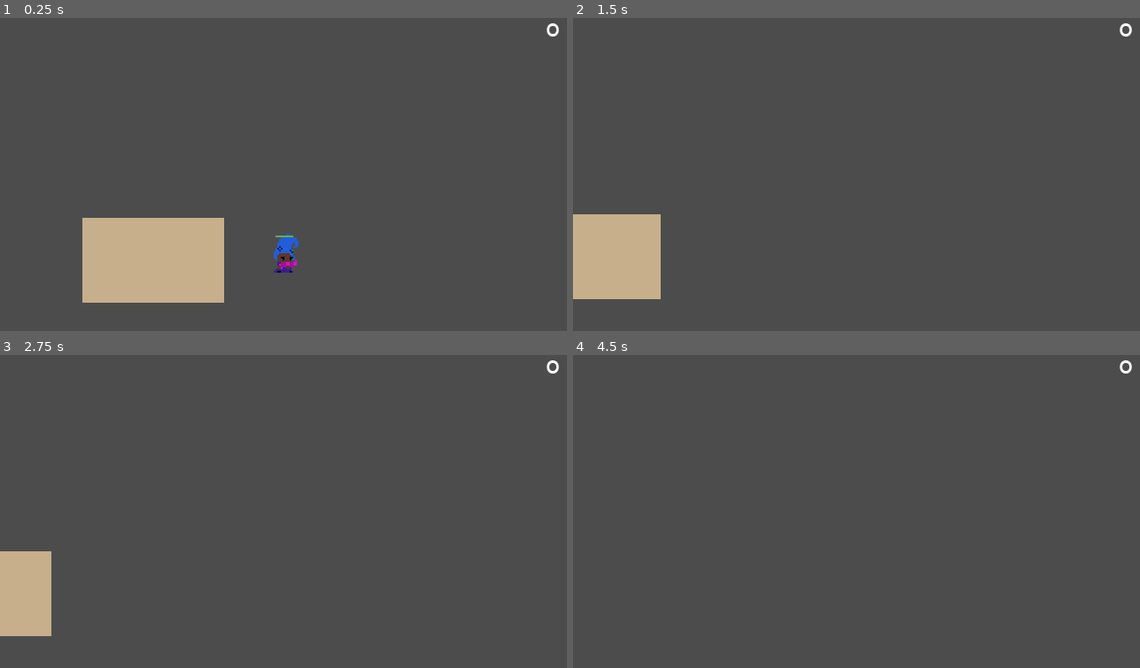
Above: before the commit, frames 1-4 (two rows, left to right).
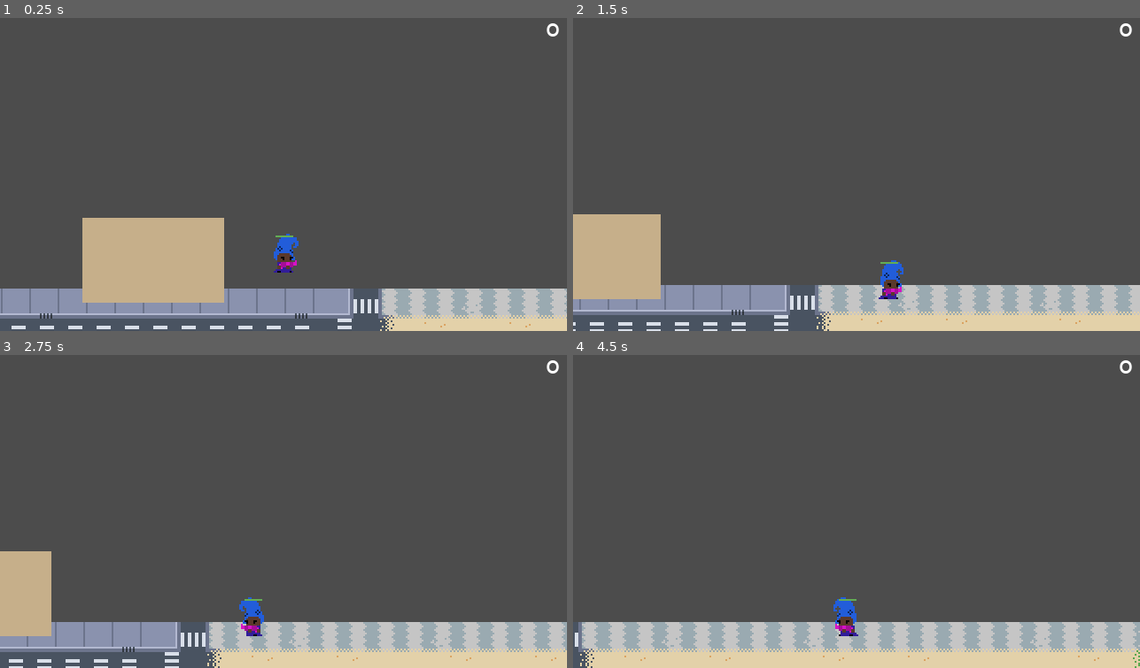
Above: after the commit, the same moments.

Repository: hamiltonromualdo/bring-ur-glam
Game: Godot game, scene res://src/Levels/Playground.tscn
Two runs of this game, one before a commit and one after it. Both use one fixed random seed, a clock stepped at 60 frames per second and the inputs below.
Inputs:
- Up to frame 1 (0.25 s): no input
- Up to frame 2 (1.5 s): hold Right (ui_right) from 0.53 s (still down)
- Up to frame 3 (2.75 s): release Right (ui_right) at 2.03 s; hold Left (ui_left) from 2.03 s (still down)
- Up to frame 4 (4.5 s): release Left (ui_left) at 2.78 s; hold Right (ui_right) 2.78-4.28 s; hold Left (ui_left) from 4.28 s (still down)

The runs differ from the first frame. In frame 1, 9.8% of the frame differs, in the area x 0-100%, y 86-100%; in frame 2, 12%; in frame 3, 13%; in frame 4, 15%, in the area x 0-100%, y 77-100%.

Commit message:
Fixing merging conflicts

Diff:
--- a/bring_ur_glam/src/Levels/Playground.tscn
+++ b/bring_ur_glam/src/Levels/Playground.tscn
@@ -6,6 +6,7 @@
 [ext_resource path="res://src/Actors/Player.tscn" type="PackedScene" id=5]
 [ext_resource path="res://assets/bg.png" type="Texture" id=6]
 [ext_resource path="res://src/UserInterface/HUD.tscn" type="PackedScene" id=7]
+[ext_resource path="res://assets/tiles/path.tres" type="TileSet" id=8]
 
 [node name="Playground" type="Node2D"]
 script = ExtResource( 2 )
@@ -27,6 +28,7 @@
 [node name="WalkingPath" type="TileMap" parent="."]
 show_behind_parent = true
 position = Vector2( -1280, 64 )
+tile_set = ExtResource( 8 )
 cell_size = Vector2( 16, 16 )
 collision_layer = 4
 collision_mask = 3
Not shown: 1 places in bring_ur_glam/src/Levels/Playground.tscn that only renumber resources
